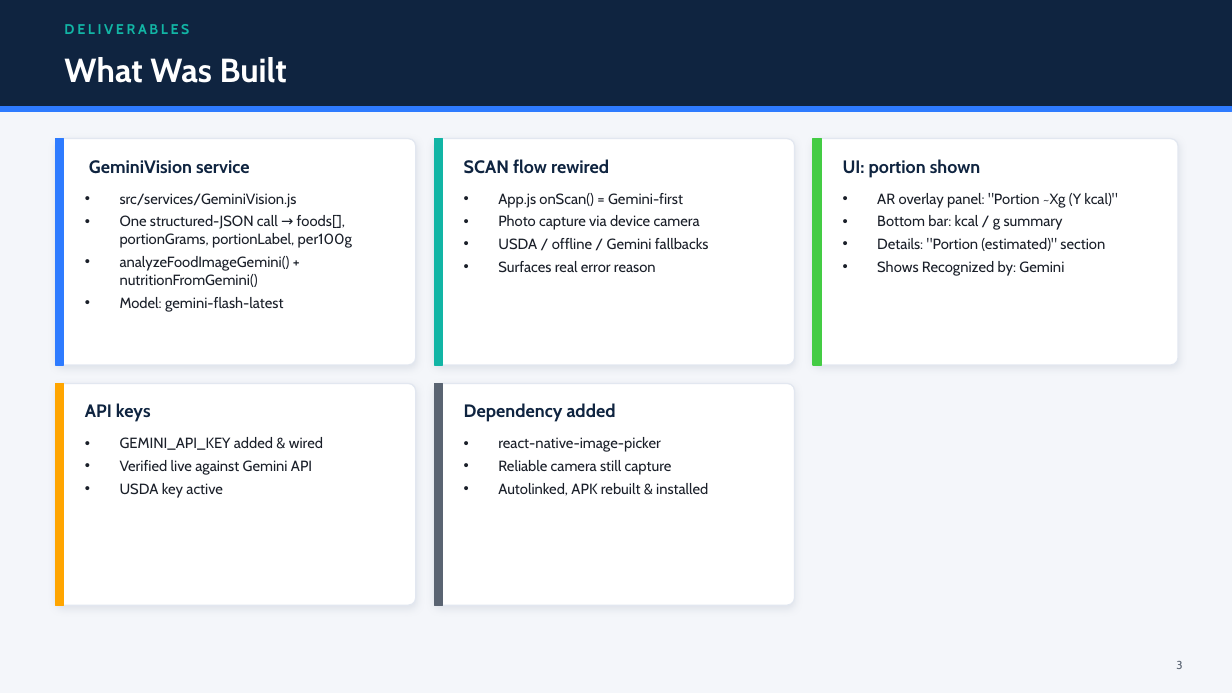
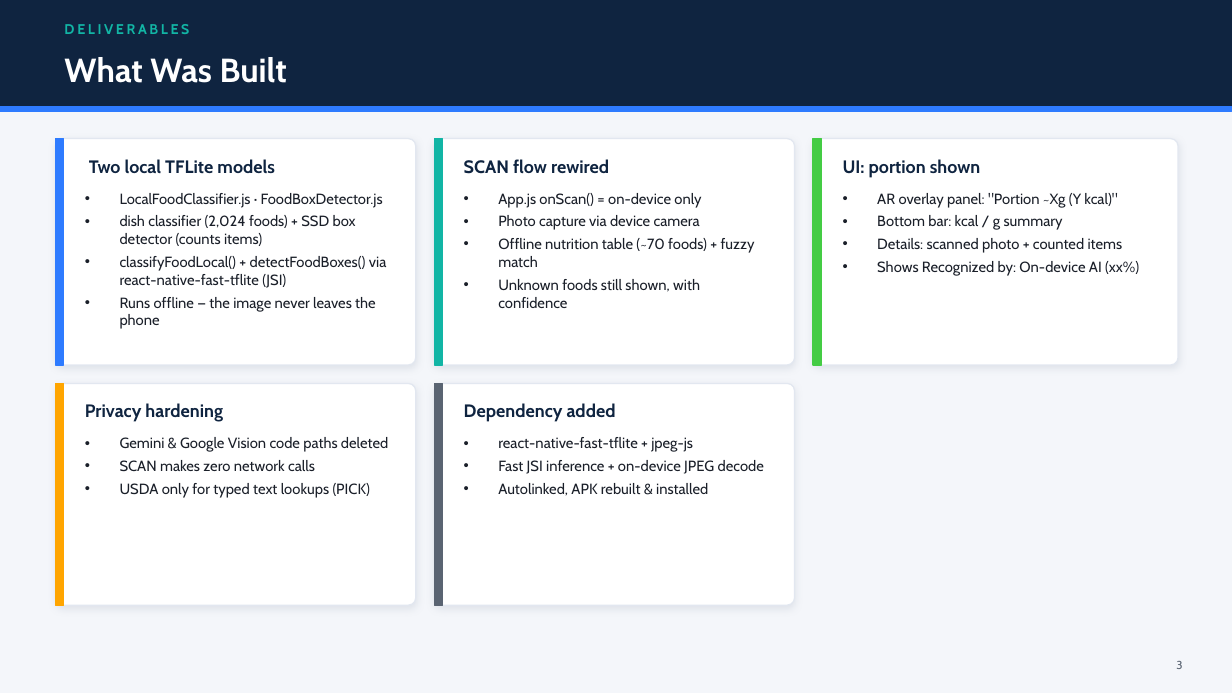
Before and after one commit to ishratafroz/AR_mobile_app, a slide deck: slide 3 of AR_Diet_Gemini_Update.pptx. Drawn at 1232x693 pixels with LibreOffice and Linux fonts; fonts in the diff are those of the drawing. Boxes give left, top, right and bottom in pixels: in the first picture for what was removed or moved away, otherwise in the second. Text is boxed around its words. In the diff, an @@ line names an element or a change of style, - is before the commit and + after.

```diff
--- a/AR_Diet_Gemini_Update.pptx
+++ b/AR_Diet_Gemini_Update.pptx
@@ text at [89,159,275,174]: text changed @@
-GeminiVision service
+Two local TFLite models
@@ text at [120,193,386,329]: text changed @@
-• src/services/GeminiVision.js
-• One structured-JSON call → foods[], portionGrams, portionLabel, per100g
-• analyzeFoodImageGemini() + nutritionFromGemini()
-• Model: gemini-flash-latest
+• LocalFoodClassifier.js · FoodBoxDetector.js
+• dish classifier (2,024 foods) + SSD box detector (counts items)
+• classifyFoodLocal() + detectFoodBoxes() via react-native-fast-tflite (JSI)
+• Runs offline — the image never leaves the phone
@@ text at [498,193,701,208]: text changed @@
-• App.js onScan() = Gemini-first
+• App.js onScan() = on-device only
@@ text at [498,238,755,308]: text changed @@
-• USDA / offline / Gemini fallbacks
-• Surfaces real error reason
+• Offline nutrition table (~70 foods) + fuzzy match
+• Unknown foods still shown, with confidence
@@ text at [877,238,1139,276]: text changed @@
-• Details: "Portion (estimated)" section
-• Shows Recognized by: Gemini
+• Details: scanned photo + counted items
+• Shows Recognized by: On-device AI (xx%)
@@ text at [85,403,223,422]: text changed @@
-API keys
+Privacy hardening
@@ text at [120,437,388,498]: text changed @@
-• GEMINI_API_KEY added & wired
-• Verified live against Gemini API
-• USDA key active
+• Gemini & Google Vision code paths deleted
+• SCAN makes zero network calls
+• USDA only for typed text lookups (PICK)
@@ text at [498,437,764,474]: text changed @@
-• react-native-image-picker
-• Reliable camera still capture
+• react-native-fast-tflite + jpeg-js
+• Fast JSI inference + on-device JPEG decode
```
Also in this commit, not shown: 7 other slides changed, 2 slides added, 1 slide removed, 36 other files.
